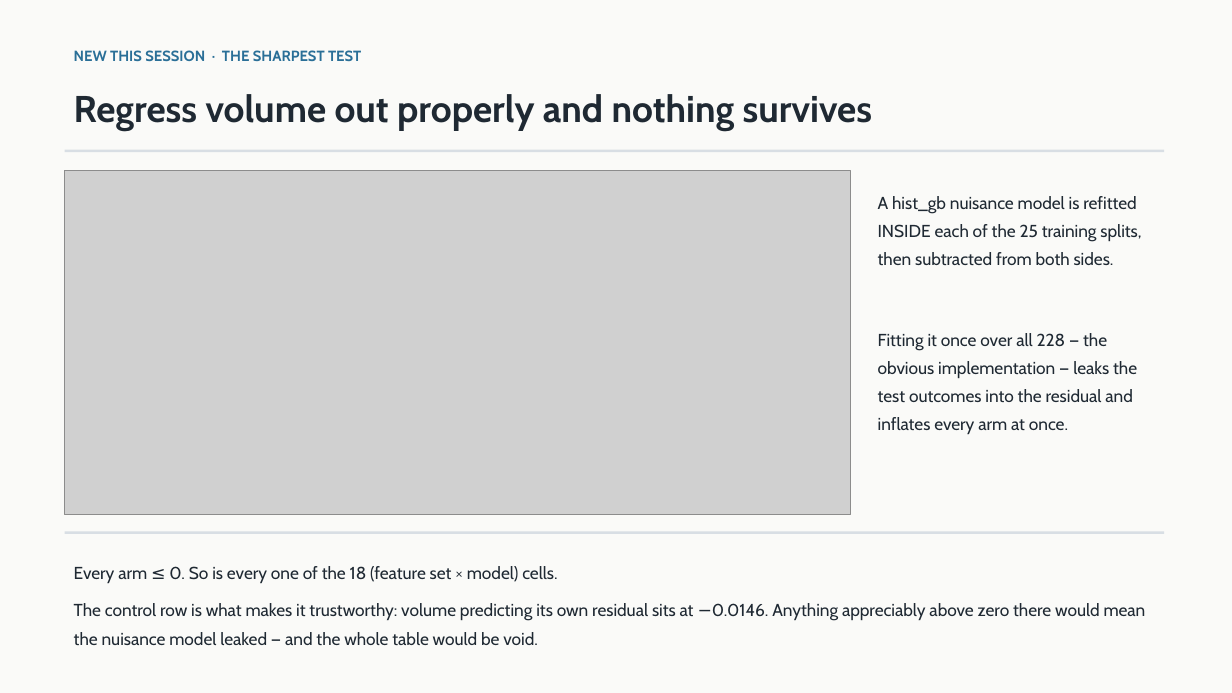
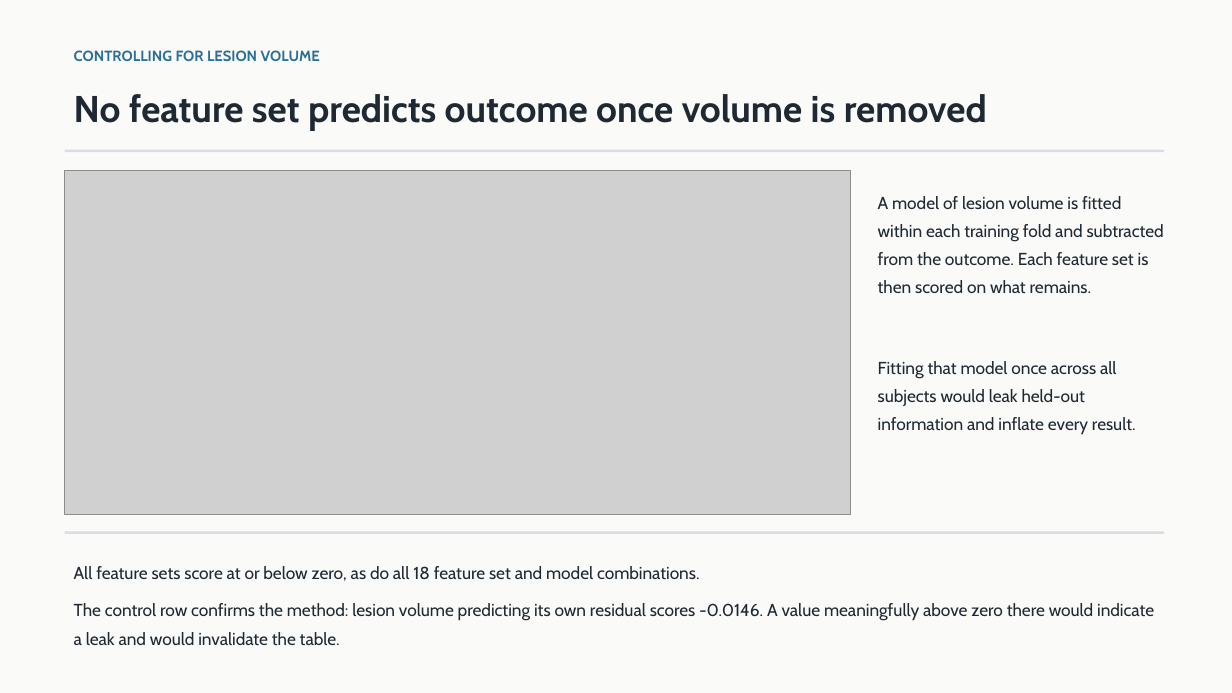
Before and after one commit to Manas-Maahir/SLP, a slide deck: slide 9 of docs/Lesion_Disconnection_Status.pptx. Drawn at 1232x693 pixels with LibreOffice and Linux fonts; fonts in the diff are those of the drawing; grey boxes stand for pictures. Boxes give left, top, right and bottom in pixels: in the first picture for what was removed or moved away, otherwise in the second. Text is boxed around its words. In the diff, an @@ line names an element or a change of style, - is before the commit and + after.

```diff
--- a/docs/Lesion_Disconnection_Status.pptx
+++ b/docs/Lesion_Disconnection_Status.pptx
@@ text at (x1=74, y1=50, x2=320, y2=61): text changed @@
-NEW THIS SESSION · THE SHARPEST TEST
+CONTROLLING FOR LESION VOLUME
@@ text at (x1=74, y1=94, x2=987, y2=131): text changed @@
-Regress volume out properly and nothing survives
+No feature set predicts outcome once volume is removed
@@ text at (x1=878, y1=196, x2=1164, y2=434): text changed @@
-A hist_gb nuisance model is refitted INSIDE each of the 25 training splits, then subtracted from both sides.
-Fitting it once over all 228 — the obvious implementation — leaks the test outcomes into the residual and inflates every arm at once.
+A model of lesion volume is fitted within each training fold and subtracted from the outcome. Each feature set is then scored on what remains.
+Fitting that model once across all subjects would leak held-out information and inflate every result.
@@ text at (x1=74, y1=566, x2=1154, y2=645): text changed @@
-Every arm ≤ 0. So is every one of the 18 (feature set × model) cells.
-The control row is what makes it trustworthy: volume predicting its own residual sits at −0.0146. Anything appreciably above zero there would mean the nuisance model leaked — and the whole table would be void.
+All feature sets score at or below zero, as do all 18 feature set and model combinations.
+The control row confirms the method: lesion volume predicting its own residual scores -0.0146. A value meaningfully above zero there would indicate a leak and would invalidate the table.
```
Also in this commit, not shown: 14 other slides changed, 1 other file.
